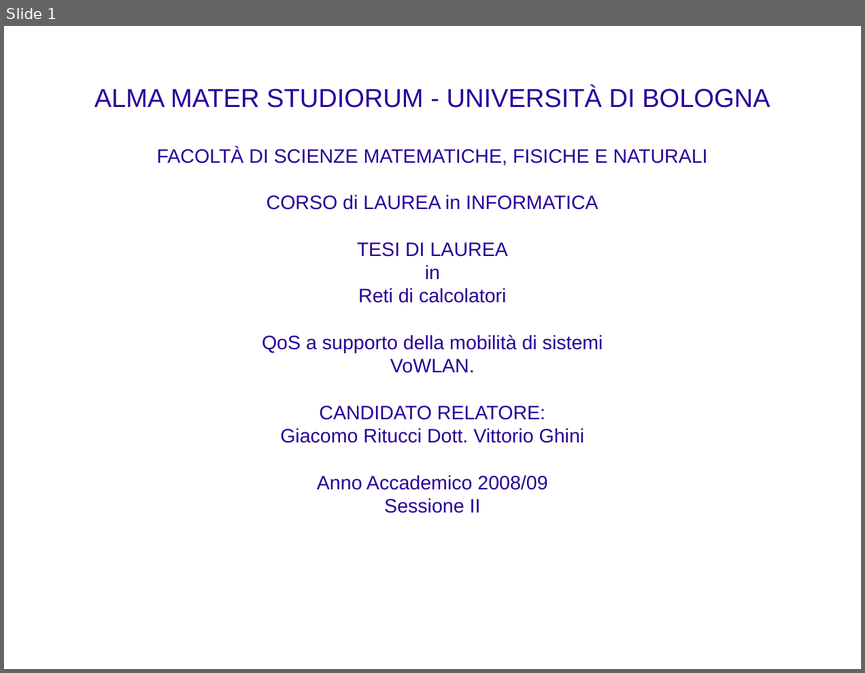
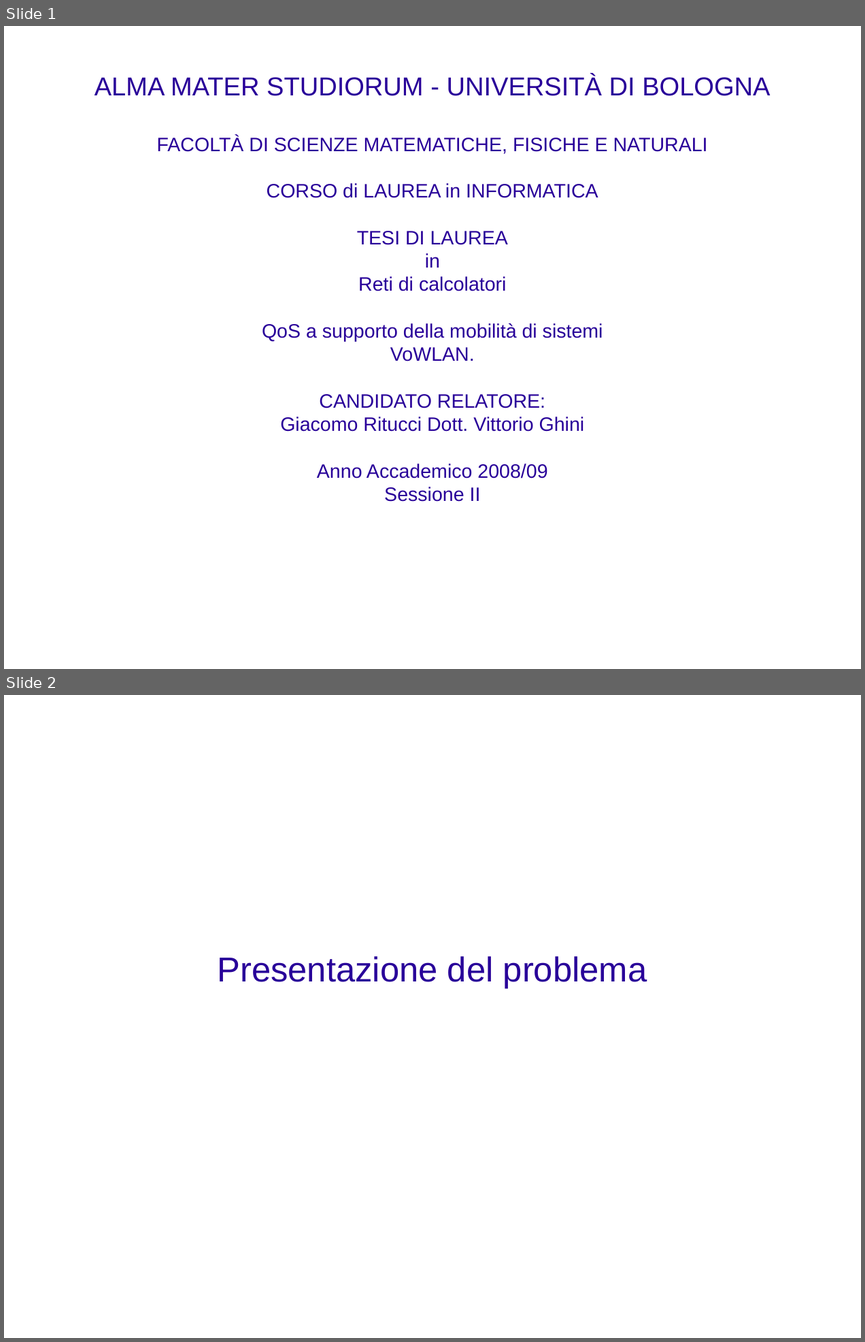
Before and after one commit to rjack/tesi-triennale, a slide deck: presentazione.odp. Shown one above the other, each under a label of ours: slide 1 before the commit, slides 1 and 2 after it. The pictures are 865x673 and 865x1342 pixels, drawn with LibreOffice and Linux fonts; fonts in the diff are those of the drawing; background and template pictures are left out. Boxes give left, top, right and bottom in pixels: in the first picture for what was removed or moved away, otherwise in the second. Text is boxed around its words. In the diff, an @@ line names an element or a change of style, - is before the commit and + after.

```diff
--- a/presentazione.odp
+++ b/presentazione.odp
@@ slide 2 added at <box>4,695,861,1338</box>, background picture (left out) @@
@@ subtitle added at <box>217,956,647,989</box>, 32 pt, text #280099 @@
+Presentazione del problema
@@ slide 1 changed as well @@
@@ subtitle "ALMA MATER STUDIORUM - UNIVERSITÀ ...": place and size @@
-subtitle "ALMA MATER STUDIORUM - UNIVERSITÀ ..." at <box>94,87,770,513</box>
+subtitle "ALMA MATER STUDIORUM - UNIVERSITÀ ..." at <box>94,75,770,501</box>
```
Also in this commit, not shown: 9 other slides added.
